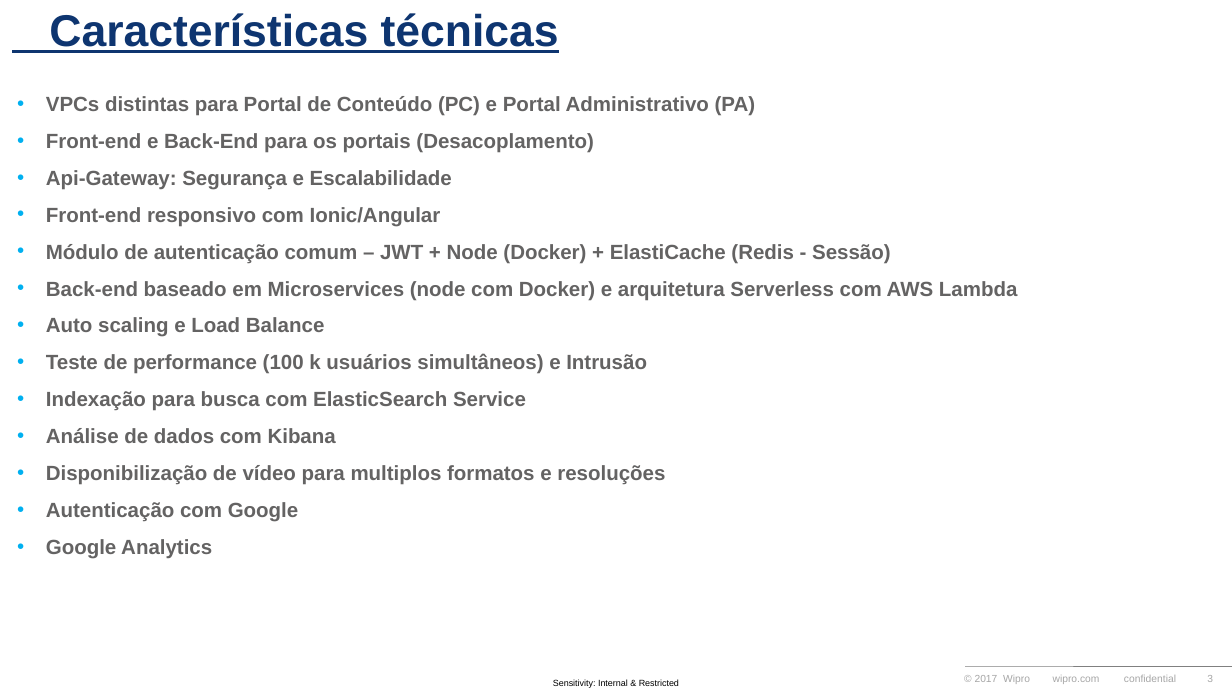
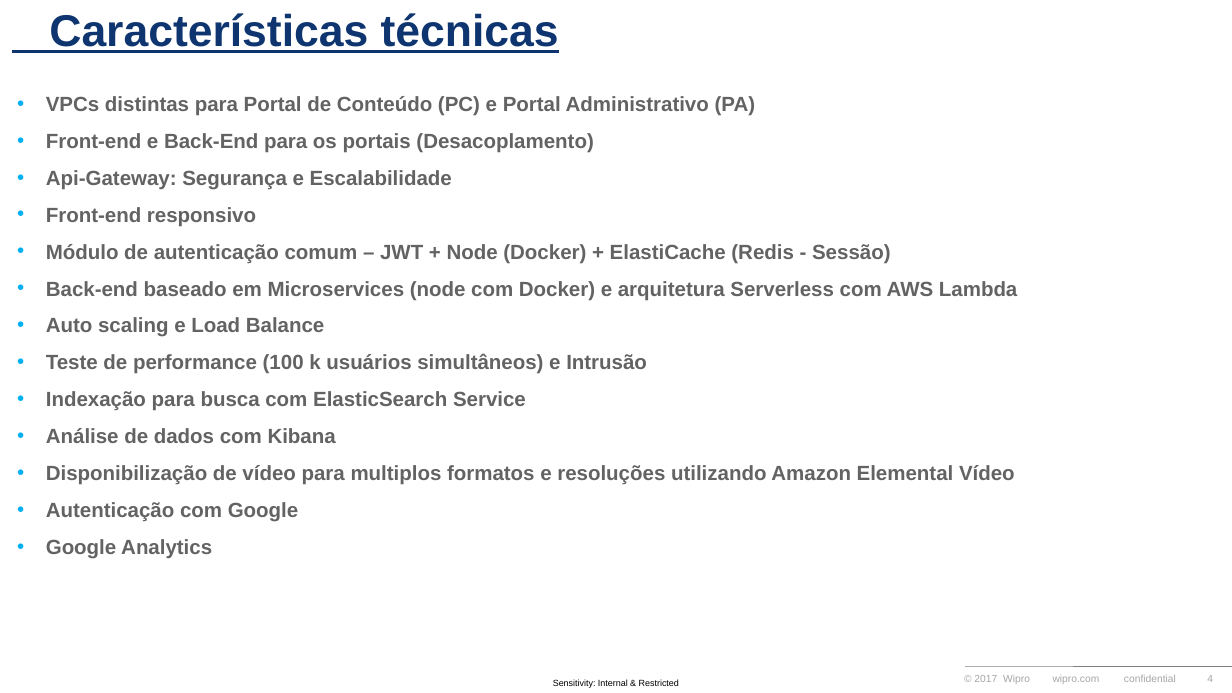
Before and after one commit to julianommartins/docs_noomis, a slide deck: slide 4 of architecture/Apresentação Tecnica Noomis.pptx (slide 3 before the commit). Drawn at 1232x693 pixels with LibreOffice and Linux fonts; fonts in the diff are those of the drawing; background and template pictures are left out. Boxes give left, top, right and bottom in pixels: in the first picture for what was removed or moved away, otherwise in the second. Text is boxed around its words. In the diff, an @@ line names an element or a change of style, - is before the commit and + after.

```diff
--- a/architecture/Apresentação Tecnica Noomis.pptx
+++ b/architecture/Apresentação Tecnica Noomis.pptx
@@ text at (x1=46, y1=207, x2=256, y2=227): text changed @@
-• Front-end responsivo com Ionic/Angular
+• Front-end responsivo
@@ text at (x1=46, y1=465, x2=1015, y2=485): text changed @@
-• Disponibilização de vídeo para multiplos formatos e resoluções
+• Disponibilização de vídeo para multiplos formatos e resoluções utilizando Amazon Elemental Vídeo
@@ page number at (x1=1207, y1=675, x2=1213, y2=682): text changed @@
-3
+4
```
Also in this commit, not shown: 5 other slides changed, 3 slides added, 1 slide removed, 14 other files.
